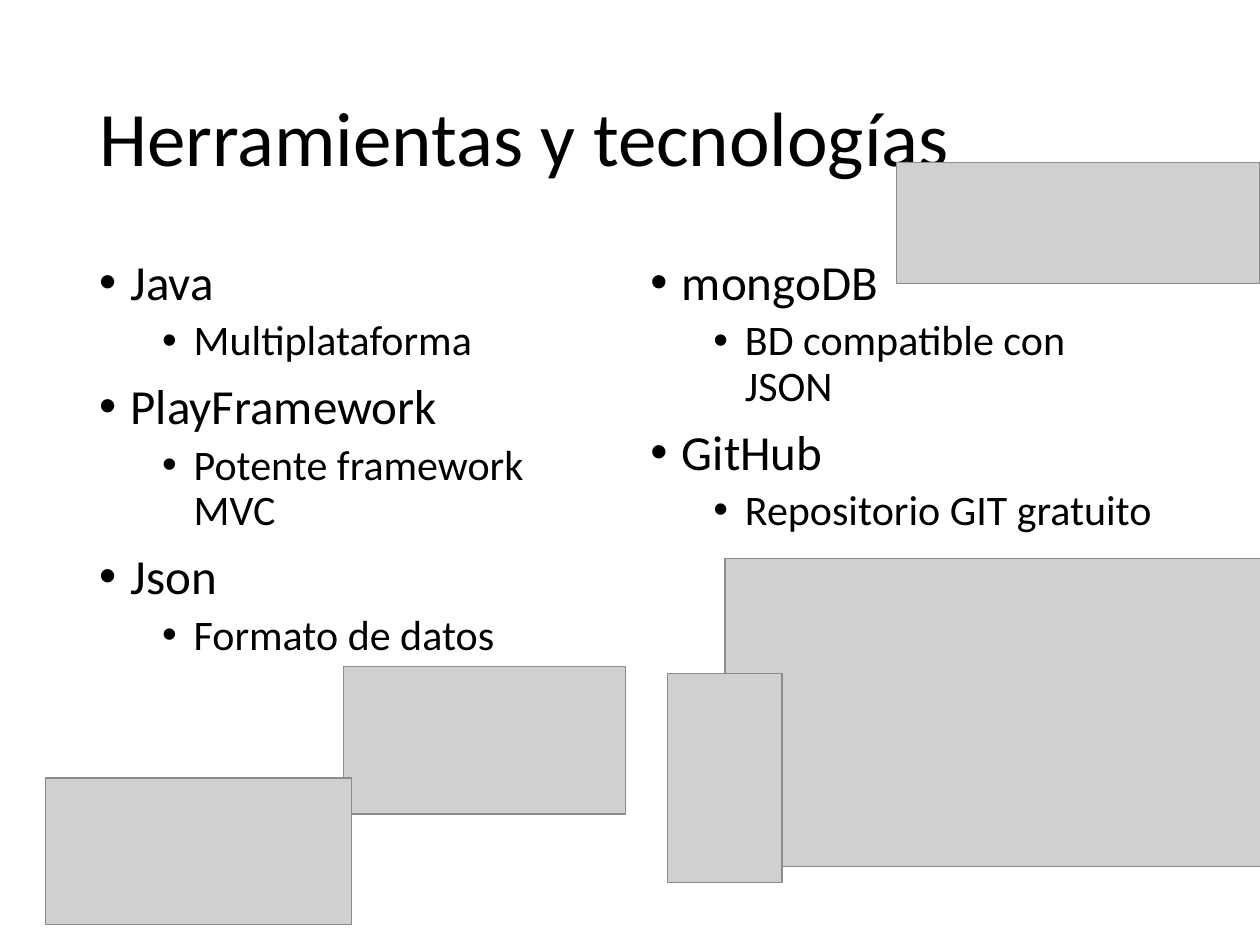
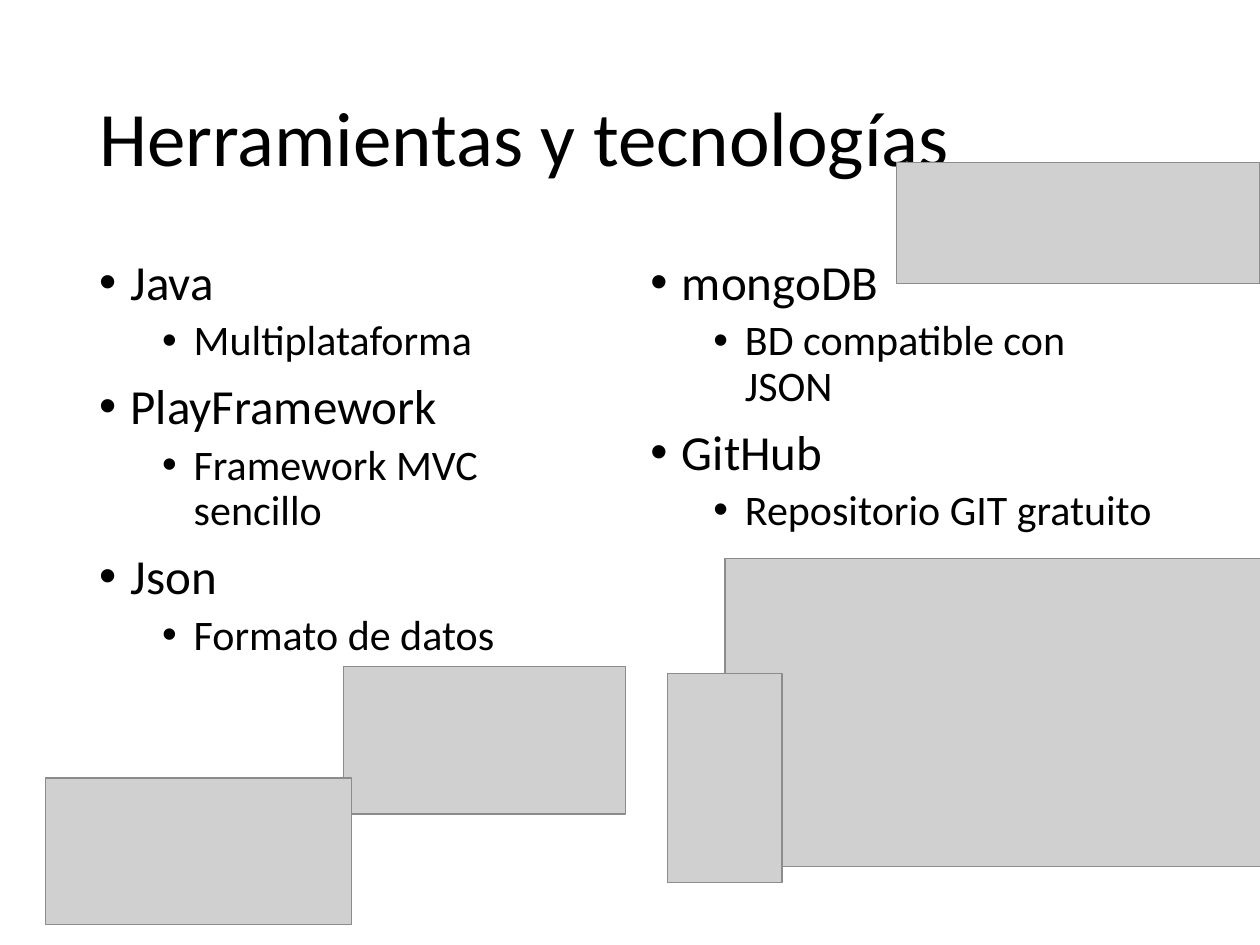
Before and after one commit to Arquisoft/Trivial4a, a slide deck: slide 7 of DOCUMENTACION/Documentación_entrega_final/Arquitectura del Software.pptx (slide 6 before the commit). Drawn at 1260x945 pixels with LibreOffice and Linux fonts; fonts in the diff are those of the drawing; grey boxes stand for pictures. Boxes give left, top, right and bottom in pixels: in the first picture for what was removed or moved away, otherwise in the second. Text is boxed around its words. In the diff, an @@ line names an element or a change of style, - is before the commit and + after.

Commit message:
p2

```diff
--- a/DOCUMENTACION/Documentación_entrega_final/Arquitectura del Software.pptx
+++ b/DOCUMENTACION/Documentación_entrega_final/Arquitectura del Software.pptx
@@ text at [194,450,478,526]: text changed @@
-  • Potente framework MVC
+  • Framework MVC sencillo
```
Also in this commit, not shown: 1 other slide changed, 1 slide added.
